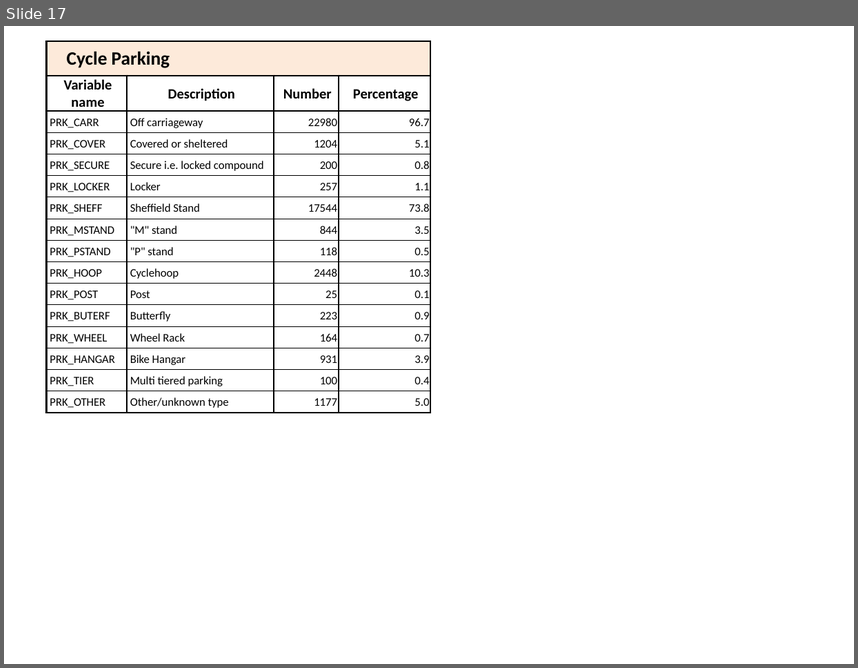
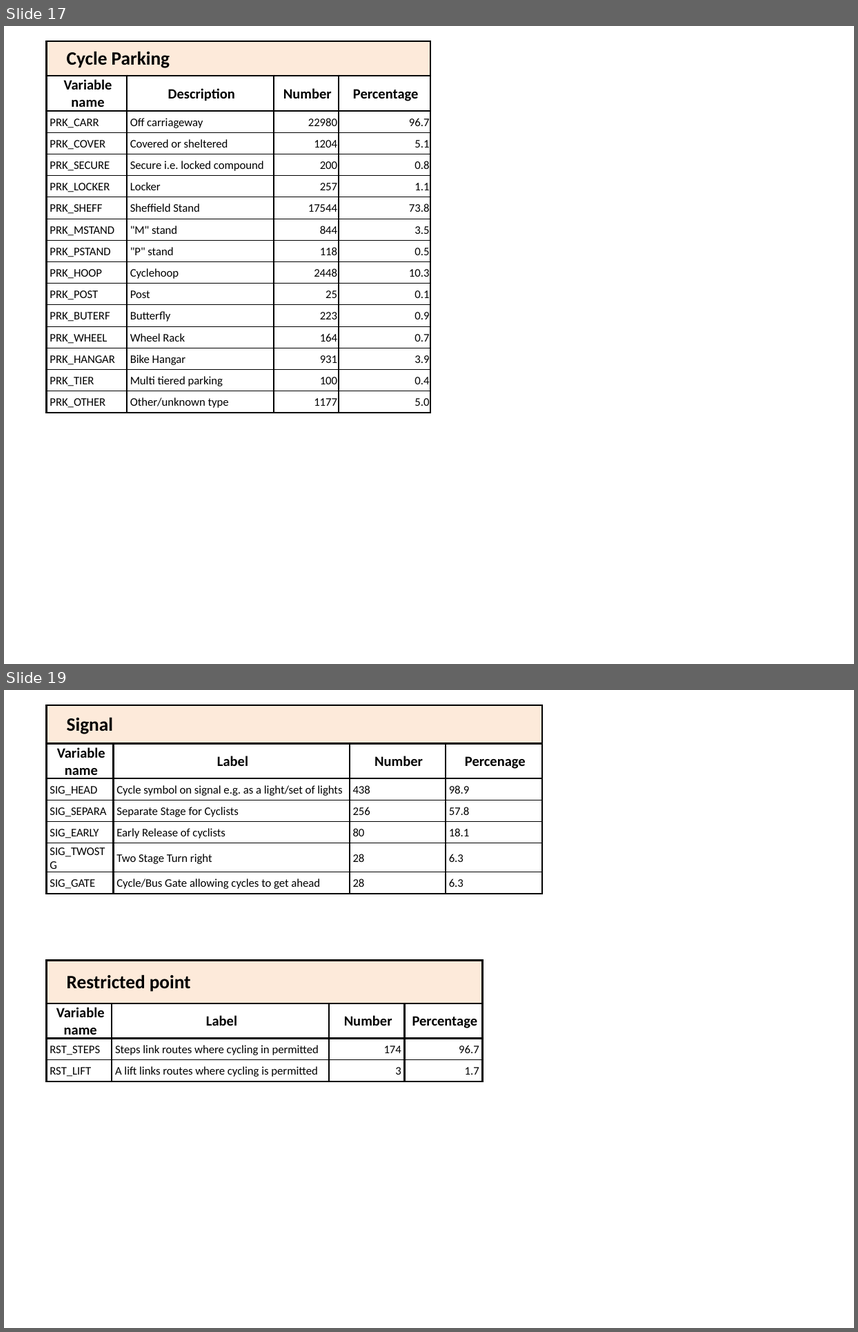
Before and after one commit to PublicHealthDataGeek/Diss, a slide deck: Results tables.pptx. Shown one above the other, each under a label of ours: slide 17 before the commit, slides 17 and 19 after it; the slides between them are not shown. The pictures are 858x668 and 858x1332 pixels, drawn with LibreOffice and Linux fonts; fonts in the diff are those of the drawing. Boxes give left, top, right and bottom in pixels: in the first picture for what was removed or moved away, otherwise in the second. Text is boxed around its words. In the diff, an @@ line names an element or a change of style, - is before the commit and + after.

```diff
--- a/Results tables.pptx
+++ b/Results tables.pptx
@@ slide 19 added at box(4, 690, 854, 1328), background #FFFFFF @@
@@ table added at box(47, 705, 543, 894), 7 rows, 4 columns @@
+Signal |  |  | 
+Variable name | Label | Number | Percenage
+SIG_HEAD | Cycle symbol on signal e.g. as a light/set of lights | 438 | 98.9
+SIG_SEPARA | Separate Stage for Cyclists | 256 | 57.8
+SIG_EARLY | Early Release of cyclists | 80 | 18.1
+SIG_TWOSTG | Two Stage Turn right | 28 | 6.3
+SIG_GATE | Cycle/Bus Gate allowing cycles to get ahead | 28 | 6.3
@@ table added at box(47, 960, 484, 1081), 4 rows, 4 columns @@
+Restricted point |  |  | 
+Variable name | Label | Number | Percentage
+RST_STEPS | Steps link routes where cycling in permitted | 174 | 96.7
+RST_LIFT | A lift links routes where cycling is permitted | 3 | 1.7
```
Also in this commit, not shown: 3 other slides added, 26 other files.
